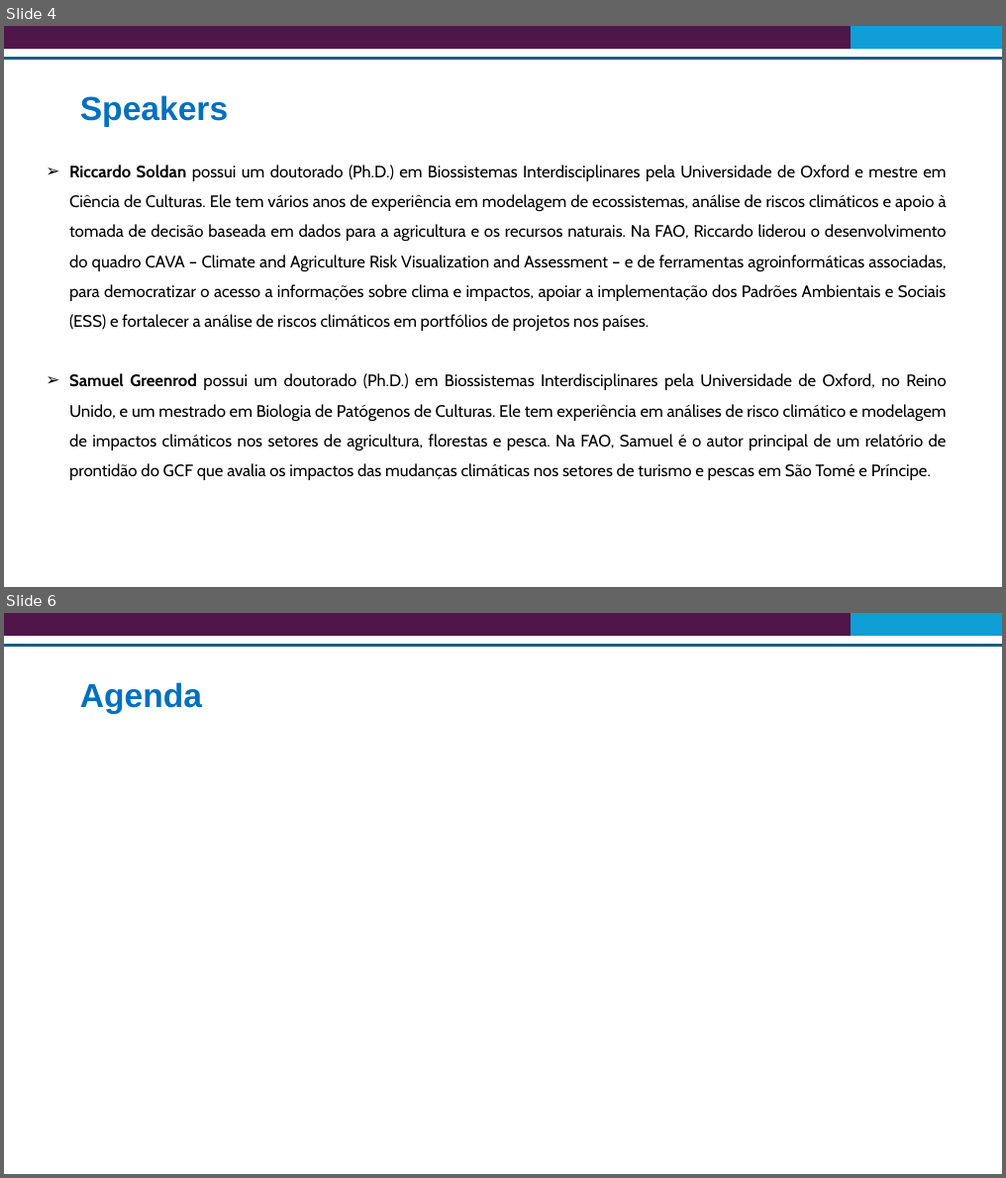
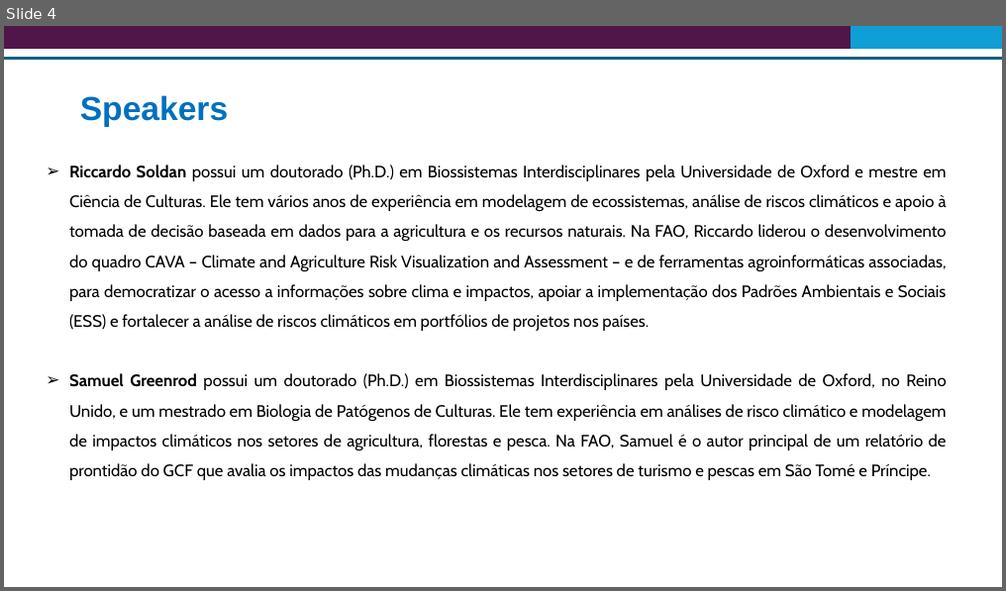
Before and after one commit to Risk-Team/trainings, a slide deck: STP/presentations/Introduction and agenda.pptx. Shown one above the other, each under a label of ours: slides 4 and 6 before the commit, slide 4 after it; the slides between them are not shown. The pictures are 1006x1178 and 1006x591 pixels, drawn with LibreOffice and Linux fonts; fonts in the diff are those of the drawing. Boxes give left, top, right and bottom in pixels: in the first picture for what was removed or moved away, otherwise in the second. Text is boxed around its words. In the diff, an @@ line names an element or a change of style, - is before the commit and + after.

```diff
--- a/STP/presentations/Introduction and agenda.pptx
+++ b/STP/presentations/Introduction and agenda.pptx
@@ slide 6 removed at (4,613,1002,1174), background #FFFFFF @@
@@ rectangle removed at (4,613,850,636) @@
@@ rectangle removed at (850,613,1002,636) @@
@@ line removed from (4, 646) to (1002, 646) @@
@@ title removed at (80,682,202,714) @@
-Agenda
```
Also in this commit, not shown: 1 slide changed, 2 other slides removed, 6 other files.
